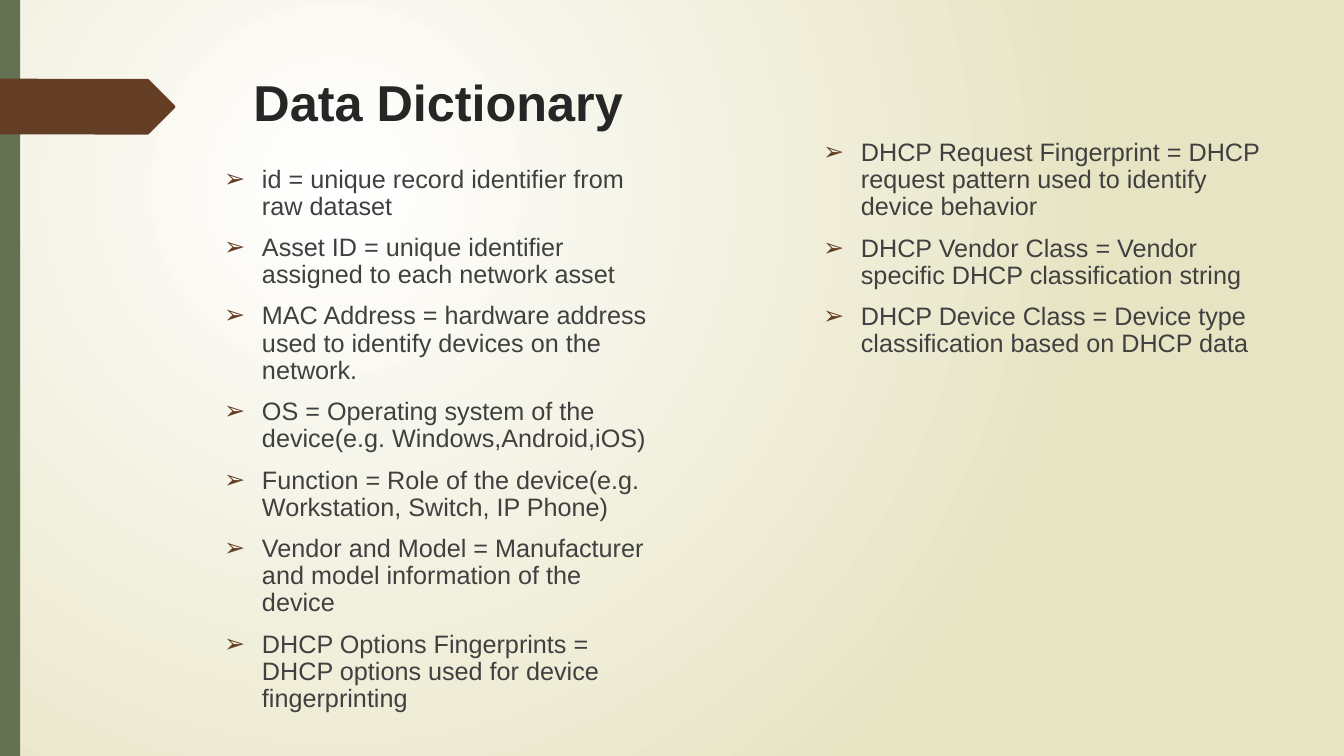
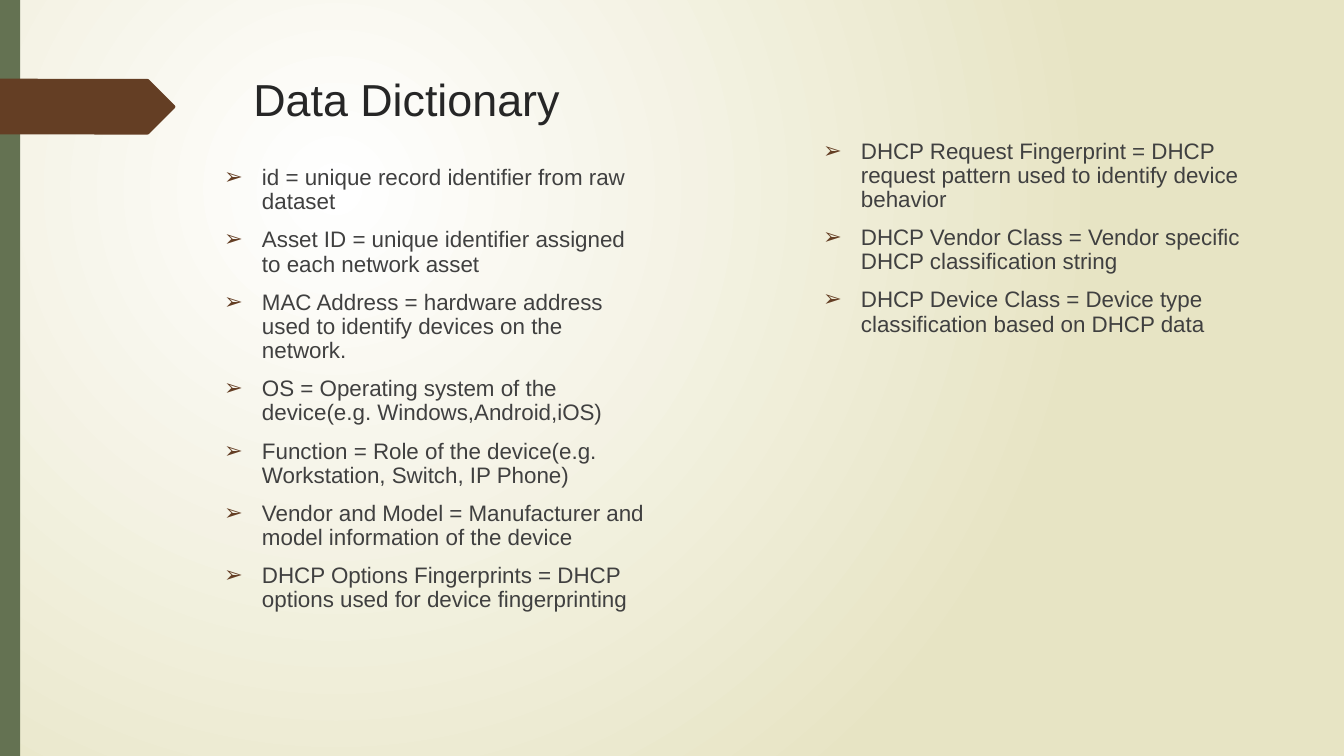
Before and after one commit to Saurav6789/network-asset-classification, a slide deck: slide 4 of Network_analysis.pptx. Drawn at 1344x756 pixels with LibreOffice and Linux fonts; fonts in the diff are those of the drawing. Boxes give left, top, right and bottom in pixels: in the first picture for what was removed or moved away, otherwise in the second. Text is boxed around its words. In the diff, an @@ line names an element or a change of style, - is before the commit and + after.

```diff
--- a/Network_analysis.pptx
+++ b/Network_analysis.pptx
@@ text "Data Dictionary" at (x1=253, y1=83, x2=559, y2=125): size 36 to 32 pt, bold off @@
@@ text "DHCP Request Fingerprint = DHCP ..." at (x1=861, y1=143, x2=1239, y2=332): size 18 to 16 pt @@
@@ text "id = unique record identifier ..." at (x1=262, y1=168, x2=643, y2=612): size 18 to 16 pt @@
```
Also in this commit, not shown: 34 other slides changed, 1 slide removed.
